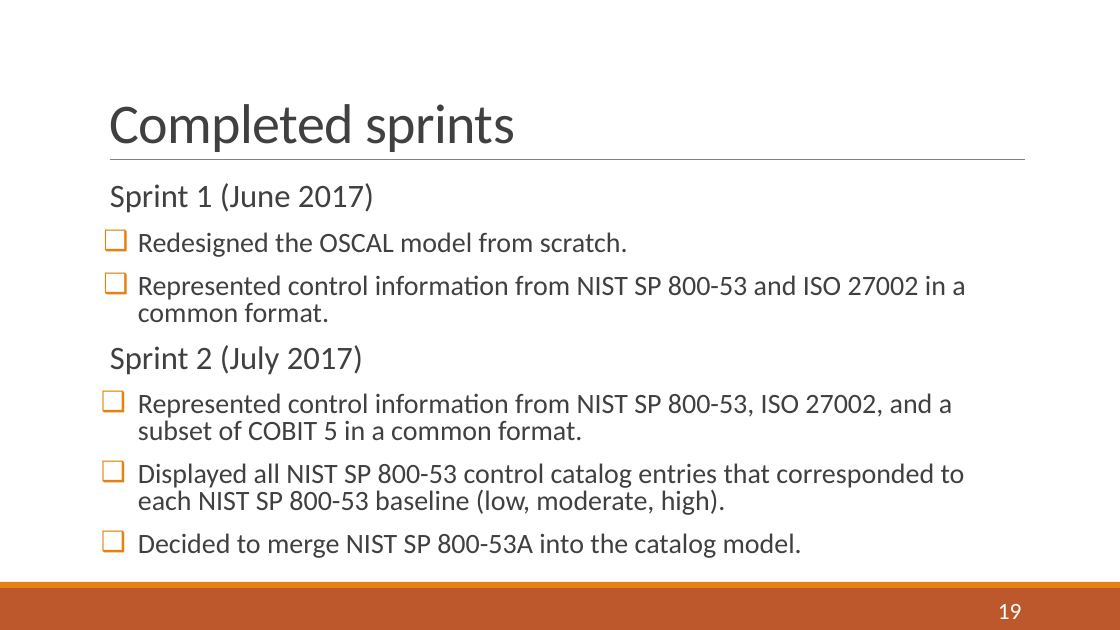
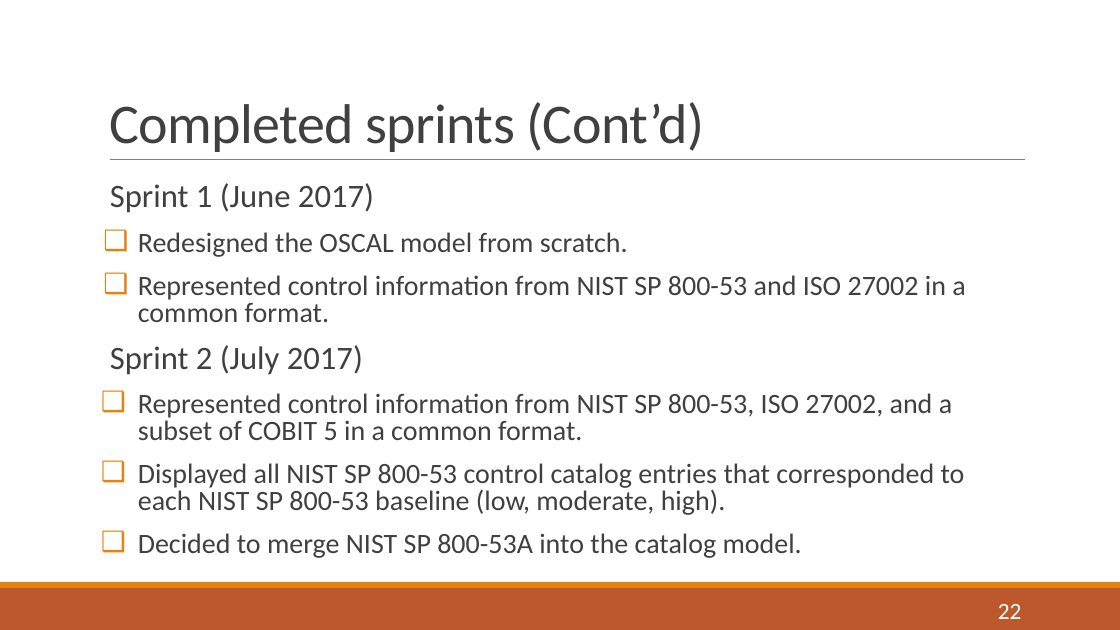
Before and after one commit to usnistgov/OSCAL, a slide deck: slide 22 of docs/presentations/OSCAL Overview 20170810 with draft notes.pptx (slide 19 before the commit). Drawn at 1120x630 pixels with LibreOffice and Linux fonts; fonts in the diff are those of the drawing. Boxes give left, top, right and bottom in pixels: in the first picture for what was removed or moved away, otherwise in the second. Text is boxed around its words. In the diff, an @@ line names an element or a change of style, - is before the commit and + after.

```diff
--- a/docs/presentations/OSCAL Overview 20170810 with draft notes.pptx
+++ b/docs/presentations/OSCAL Overview 20170810 with draft notes.pptx
@@ title at <box>109,102,704,152</box>: text changed @@
-Completed sprints
+Completed sprints (Cont’d)
@@ page number at <box>998,604,1022,619</box>: text changed @@
-19
+22
```
Also in this commit, not shown: 13 other slides changed, 4 slides added, 1 other file.
